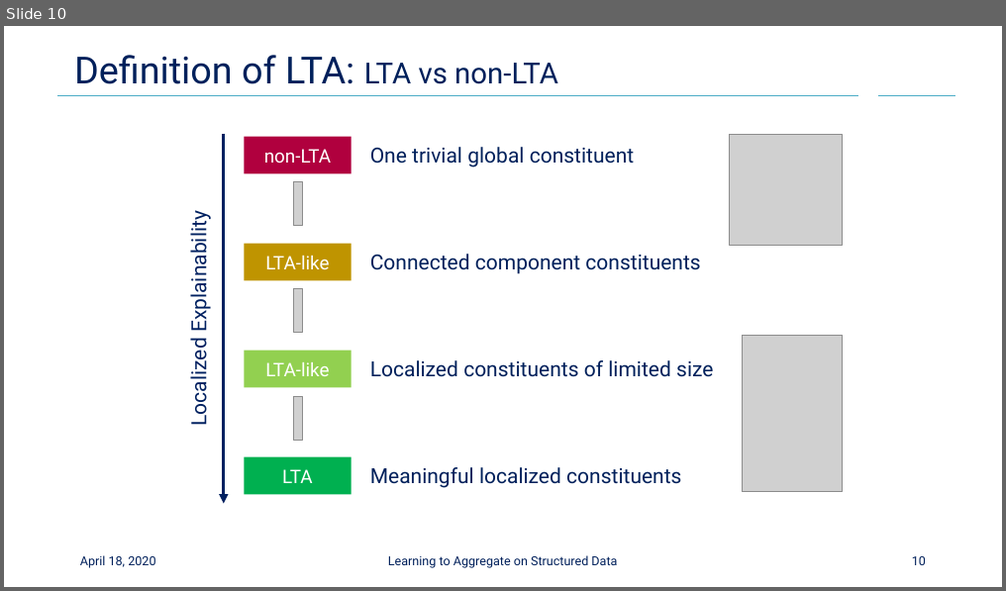
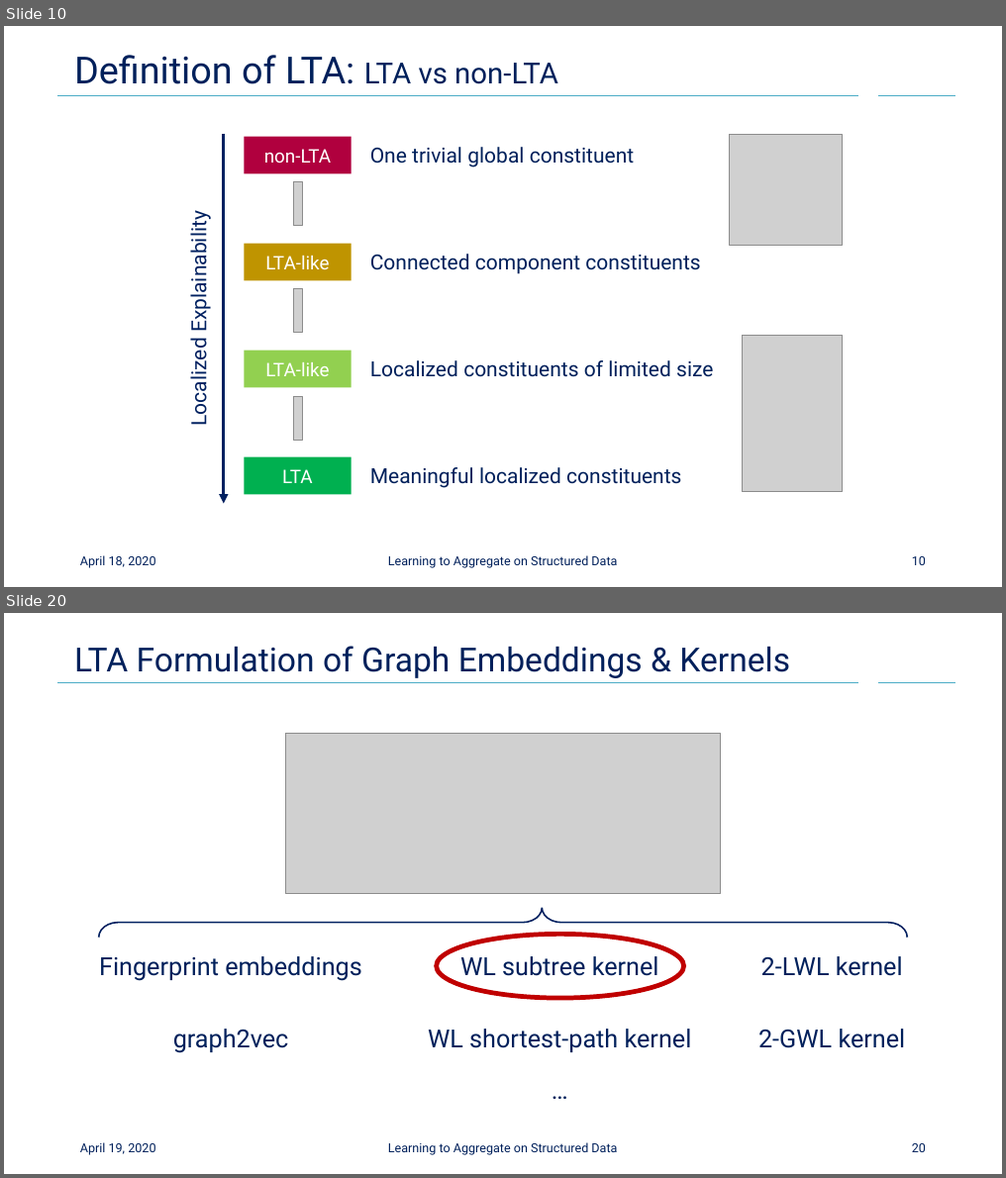
Before and after one commit to Cortys/master-thesis, a slide deck: presentation/final/final_presentation.pptx. Shown one above the other, each under a label of ours: slide 10 before the commit, slides 10 and 20 after it; the slides between them are not shown. The pictures are 1006x591 and 1006x1178 pixels, drawn with LibreOffice and Linux fonts; fonts in the diff are those of the drawing; grey boxes stand for pictures; background and template pictures are left out. Boxes give left, top, right and bottom in pixels: in the first picture for what was removed or moved away, otherwise in the second. Text is boxed around its words. In the diff, an @@ line names an element or a change of style, - is before the commit and + after.

```diff
--- a/presentation/final/final_presentation.pptx
+++ b/presentation/final/final_presentation.pptx
@@ slide 20 added at (4, 613, 1002, 1174), background #FFFFFF; not listed: 2 template elements that a slide beside it also shows @@
@@ title added at (74, 646, 790, 678), 32 pt, text #00205B @@
+LTA Formulation of Graph Embeddings & Kernels
@@ picture added at (285, 734, 721, 894) @@
@@ group added at (99, 907, 908, 1118): 7 texts, 1 right brace @@
+Fingerprint embeddings
+graph2vec
+WL subtree kernel
+WL shortest-path kernel
+…
+2-LWL kernel
+2-GWL kernel
@@ ellipse added at (437, 934, 684, 998), outline #C00000 4.5 pt @@
@@ text added at (80, 1143, 155, 1156), 12 pt, text #00205B @@
+April 19, 2020
@@ text added at (388, 1143, 617, 1156), 12 pt, text #00205B @@
+Learning to Aggregate on Structured Data
@@ page number added at (912, 1144, 926, 1153), 12 pt, text #00205B @@
+20
```
Also in this commit, not shown: 2 slides changed, 11 other slides added, 13 other files.
